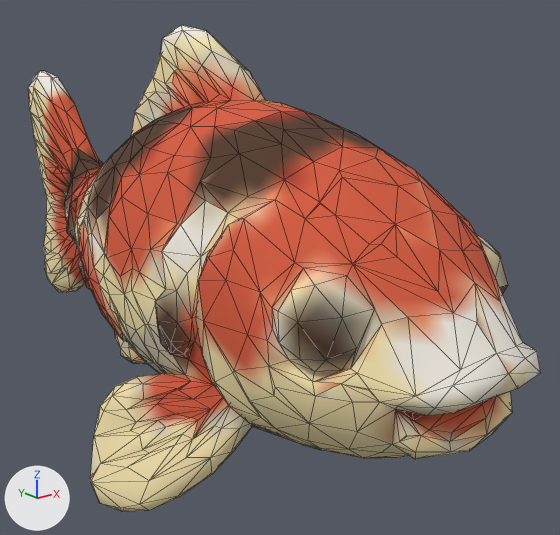
The glTF model public/models/fish-koi.glb as it was, and as the next commit left it.
Rendered twice from a camera (50 mm lens) standing at (-0.533, -0.846, 0.26) and looking at (0.078, -0.081, -0.046). Arrows for +X, +Y and +Z are at lower left; the lights stay in place. The picture after the commit comes second. Mesh edges are drawn as thin lines. Where no turn or scale is listed for an object, it has been applied to the vertices. Vertices at exactly the same position are counted once.

In view in the first picture: 'tripo_node_b31ac1e8-b175-45bd-bbde-97152f3ad284'.
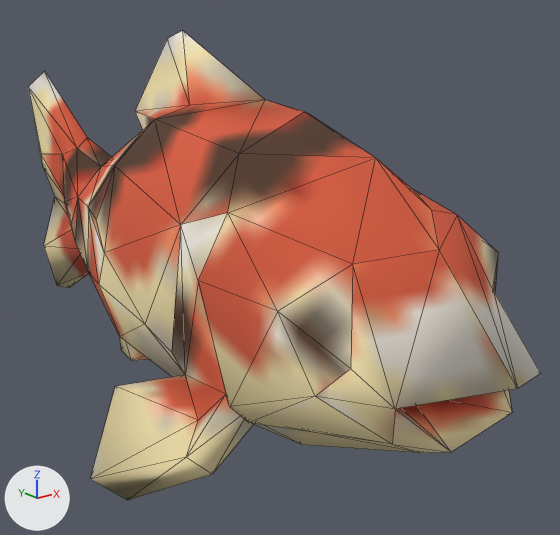
Where the newer file only moved an object's origin or applied its transform, the numbers keep the older frame.

Edits to the scene script, one JSON object a line:
```json
{"block": "me_tripo_mesh_b31ac1e8_b175_45bd_bbde_97152f3ad284", "where": "# used by ob_tripo_node_b31ac1e8_b175_45bd_bbde_97152f3ad284; location = (0.0, 0.0, 0.0)"}
{"op": "remove", "block": "me_tripo_mesh_b31ac1e8_b175_45bd_bbde_97152f3ad284", "code": "me_tripo_mesh_b31ac1e8_b175_45bd_bbde_97152f3ad284.from_pydata(...)  # 1191 vertices, 2378 faces; spans x -0.225..0.225, y -0.5..0.5, z -0.259..0.259"}
{"op": "add", "block": "me_tripo_mesh_b31ac1e8_b175_45bd_bbde_97152f3ad284", "code": "me_tripo_mesh_b31ac1e8_b175_45bd_bbde_97152f3ad284.from_pydata(...)  # 152 vertices, 300 faces; spans x -0.219..0.214, y -0.498..0.498, z -0.258..0.253"}
{"block": "me_tripo_mesh_b31ac1e8_b175_45bd_bbde_97152f3ad284", "change": "me_tripo_mesh_b31ac1e8_b175_45bd_bbde_97152f3ad284 part 1: 1039 vertices removed from x -0.225..0.225, y -0.5..0.5, z -0.259..0.259"}
```

Location of each change, (x1, y1, x2, y2) in pixels of the pictures (560 x 535 px):
```json
{"object": "tripo_node_b31ac1e8-b175-45bd-bbde-97152f3ad284", "change": "reshaped", "before": [28, 25, 540, 511], "after": [28, 31, 540, 500]}
{"part": 1, "of": "me_tripo_mesh_b31ac1e8_b175_45bd_bbde_97152f3ad284", "change": "deleted", "before": [28, 25, 540, 511]}
```
